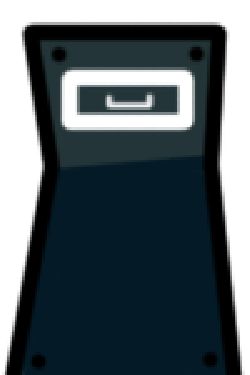
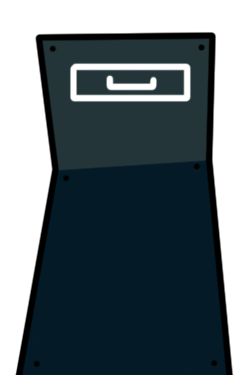
The second 250x375 image is a revision of the first. Changes to its layers:
painted on "Linework" over [2, 20, 245, 375]
painted on "Color" over [5, 29, 238, 375]
